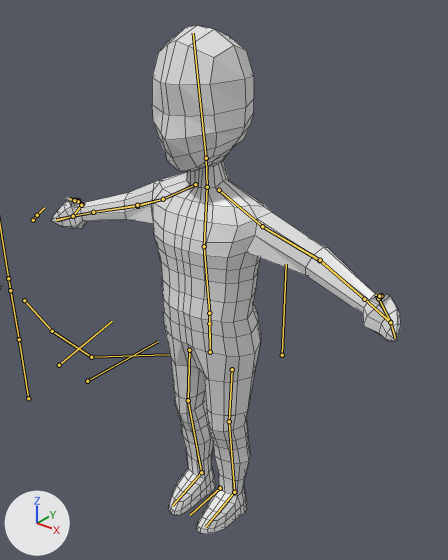
What one commit did to the Blender file Models/Characters/Child/Generic_Child.blend.
The view is the same before and after, from a camera (50 mm lens) standing at (0.756, -0.895, 1.181) and looking at (0.048, -0.011, 0.632). Lighting does not change. The marker at lower left points along +X, +Y and +Z. The bones that bend it are drawn over the model as lines. Mesh edges are drawn as thin lines.

The first picture shows 'Generic Child.001'.
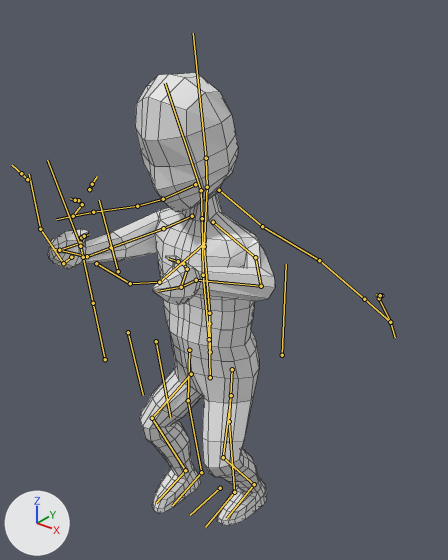
The newer file adds an action. The first version stands in its rest pose; the second is drawn at frame 1 of the action 'Play_SmallBall'.

Boxes (x1, y1, x2, y2) around the edits, measured in the pictures (448 x 560 px):
'Generic Child.001', posed (35% narrower, 11% shorter)
    before: (51, 25, 401, 534)
    after: (48, 73, 275, 525)
bone 'Hips', root to tip
    before: (210, 352) to (209, 313)
    after: (210, 377) to (209, 339)
bone 'Spine', root to tip
    before: (209, 313) to (204, 246)
    after: (209, 339) to (203, 275)
bone 'Chest', root to tip
    before: (204, 246) to (207, 187)
    after: (203, 275) to (202, 218)
bone 'Neck', root to tip
    before: (207, 187) to (206, 158)
    after: (202, 218) to (201, 190)
bone 'Head', root to tip
    before: (206, 158) to (193, 33)
    after: (201, 190) to (165, 83)
bone 'Hand.L', root to tip
    before: (364, 299) to (390, 322)
    after: (196, 280) to (181, 287)
bone 'Hand.R', root to tip
    before: (93, 212) to (73, 216)
    after: (87, 256) to (59, 250)

The change in detail:
Bone 'HipsControl' (bone_hipscontrol) moves from (0.0, 0.0, 0.0) to (0.0, 0.067, 0.0).
Bone 'HipsControl' (bone_hipscontrol) turns from (0, 0, 0) to (0, 3, 0) degrees about its own x, y and z.
Bone 'Hips' (bone_hips) turns from (0, 0, 0) to (0, 0, 2) degrees about its own x, y and z.
Bone 'Spine' (bone_spine) turns from (0, 0, 0) to (1, 0, 0) degrees about its own x, y and z.
Bone 'Chest' (bone_chest) turns from (0, 0, 0) to (5, 0, 0) degrees about its own x, y and z.
Bone 'Neck' (bone_neck) turns from (0, 0, 0) to (5, 0, 0) degrees about its own x, y and z.
Bone 'Head' (bone_head) turns from (0, 0, 0) to (-15, 0, 0) degrees about its own x, y and z.
Bone 'Hand.L' (bone_hand_l) turns from (0, 0, 0) to (-4, 17, 45) degrees about its own x, y and z.
Bone 'Hand.R' (bone_hand_r) turns from (0, 0, 0) to (22, -12, -33) degrees about its own x, y and z.
Bone 'Leg.Control.L' (bone_leg_control_l) moves from (0.0, 0.0, 0.0) to (0.022, 0.051, 0.0).
Bone 'Hand.Control.L' (bone_hand_control_l) moves from (0.0, 0.0, 0.0) to (0.233, -0.173, -0.01).
Bone 'Leg.Control.R' (bone_leg_control_r) moves from (0.0, 0.0, 0.0) to (-0.037, -0.02, 0.0).
Bone 'Hand.Control.R' (bone_hand_control_r) moves from (0.0, 0.0, 0.0) to (-0.251, -0.167, -0.035).
